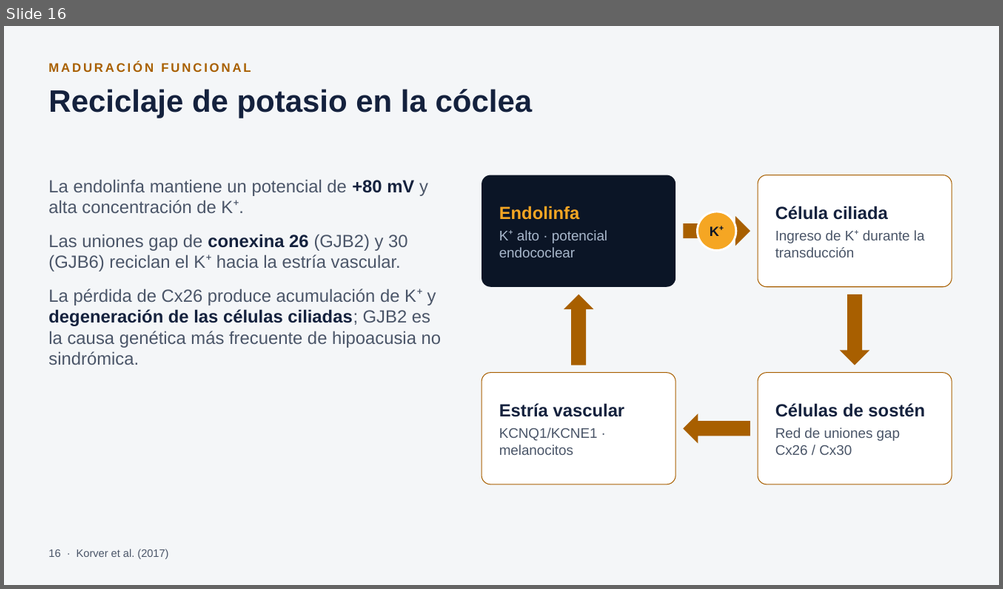
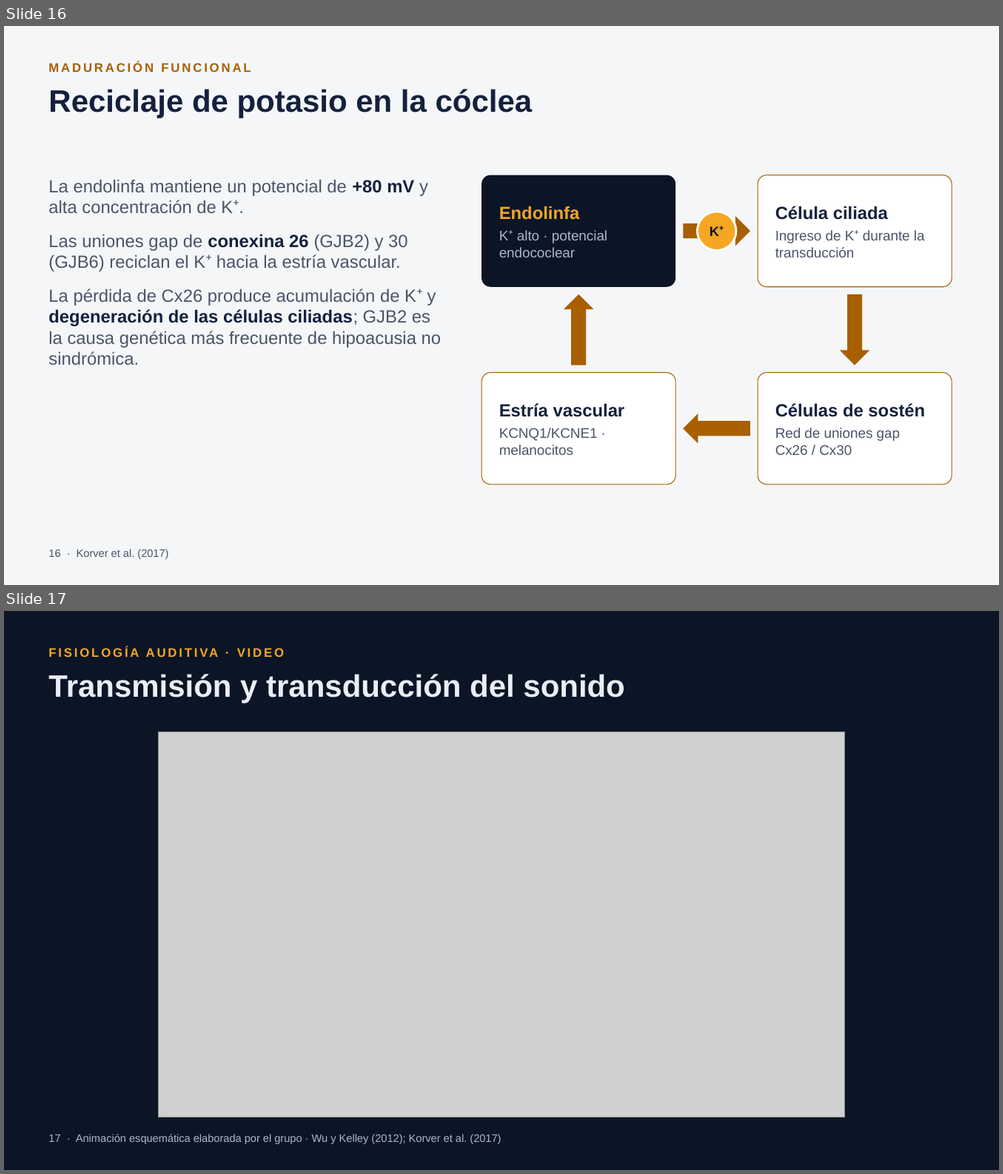
Before and after one commit to denisjara/denisjara, a slide deck: monografia-vision-audicion/Presentacion_Vision_Audicion.pptx. Shown one above the other, each under a label of ours: slide 16 before the commit, slides 16 and 17 after it. The pictures are 1003x589 and 1003x1174 pixels, drawn with LibreOffice and Linux fonts; fonts in the diff are those of the drawing; grey boxes stand for pictures. Boxes give left, top, right and bottom in pixels: in the first picture for what was removed or moved away, otherwise in the second. Text is boxed around its words. In the diff, an @@ line names an element or a change of style, - is before the commit and + after.

```diff
--- a/monografia-vision-audicion/Presentacion_Vision_Audicion.pptx
+++ b/monografia-vision-audicion/Presentacion_Vision_Audicion.pptx
@@ slide 17 added at bbox=[4, 611, 999, 1170], background #0B1526 @@
@@ text added at bbox=[48, 644, 951, 667], 12 pt, text #F5A623, bold @@
+FISIOLOGÍA AUDITIVA · VIDEO
@@ text added at bbox=[48, 674, 624, 703], 30 pt, text #E9EEF5, bold @@
+Transmisión y transducción del sonido
@@ picture added at bbox=[159, 732, 845, 1118] @@
@@ text added at bbox=[48, 1134, 501, 1145], 10.5 pt, text #A9B8CC @@
+17 · Animación esquemática elaborada por el grupo · Wu y Kelley (2012); Korver et al. (2017)
```
Also in this commit, not shown: 14 slides changed, 2 other slides added, 2 slides removed, 3 other files.
